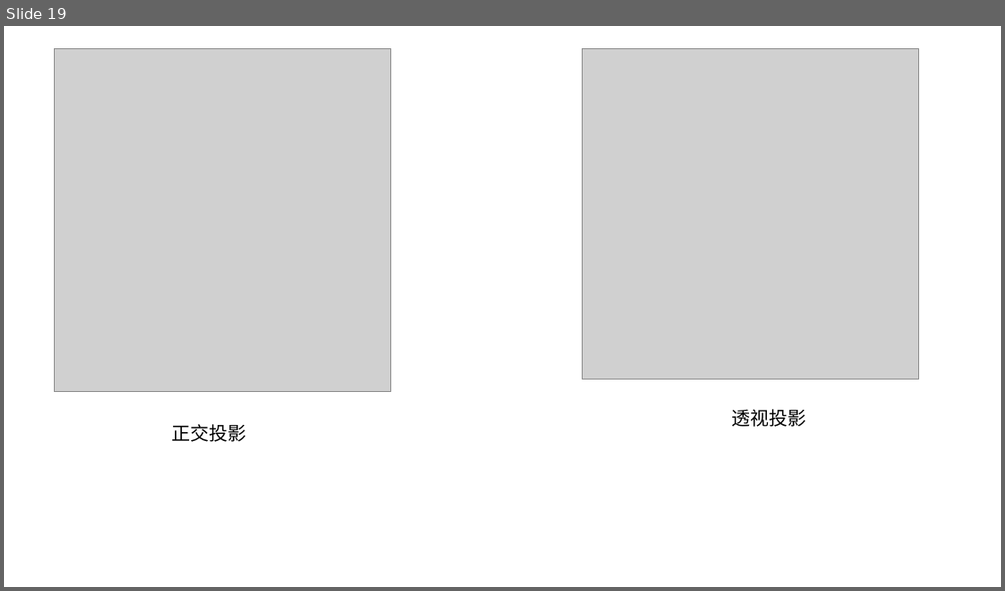
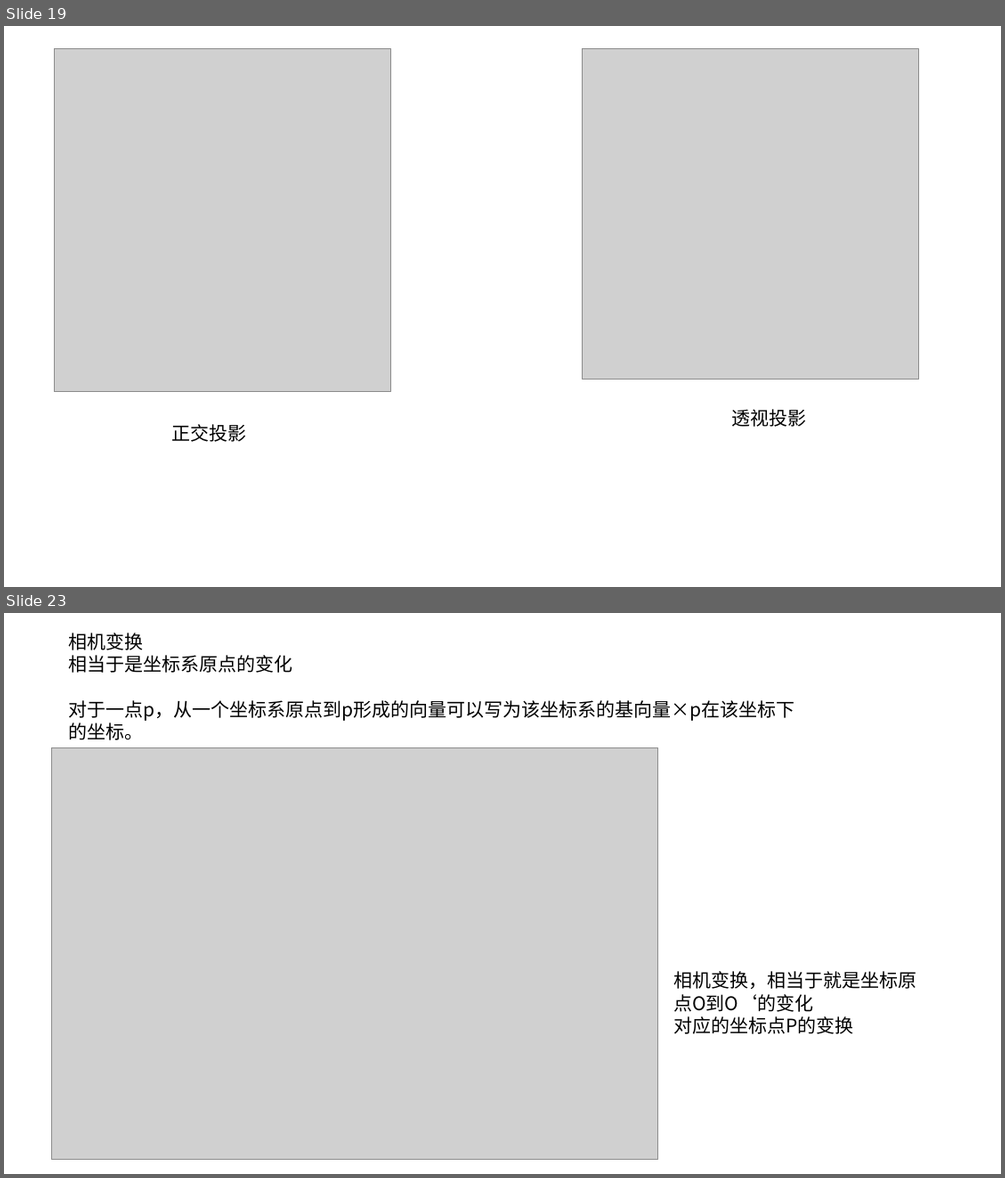
Before and after one commit to XTG111/Learn_tinyProject, a slide deck: render/TinyRenderer.pptx. Shown one above the other, each under a label of ours: slide 19 before the commit, slides 19 and 23 after it; the slides between them are not shown. The pictures are 1005x591 and 1005x1178 pixels, drawn with LibreOffice and Linux fonts; fonts in the diff are those of the drawing; grey boxes stand for pictures. Boxes give left, top, right and bottom in pixels: in the first picture for what was removed or moved away, otherwise in the second. Text is boxed around its words. In the diff, an @@ line names an element or a change of style, - is before the commit and + after.

Commit message:
着色方式，和相机变换

```diff
--- a/render/TinyRenderer.pptx
+++ b/render/TinyRenderer.pptx
@@ slide 23 added at [4,613,1001,1174], background #FFFFFF @@
@@ text added at [68,633,794,740], 18 pt, text #000000 @@
+相机变换
+相当于是坐标系原点的变化
+对于一点p，从一个坐标系原点到p形成的向量可以写为该坐标系的基向量×p在该坐标下的坐标。
@@ picture added at [52,747,658,1159] @@
@@ text added at [673,971,916,1034], 18 pt, text #000000 @@
+相机变换，相当于就是坐标原点O到O‘的变化
+对应的坐标点P的变换
```
Also in this commit, not shown: 8 other slides added, 36 other files.
